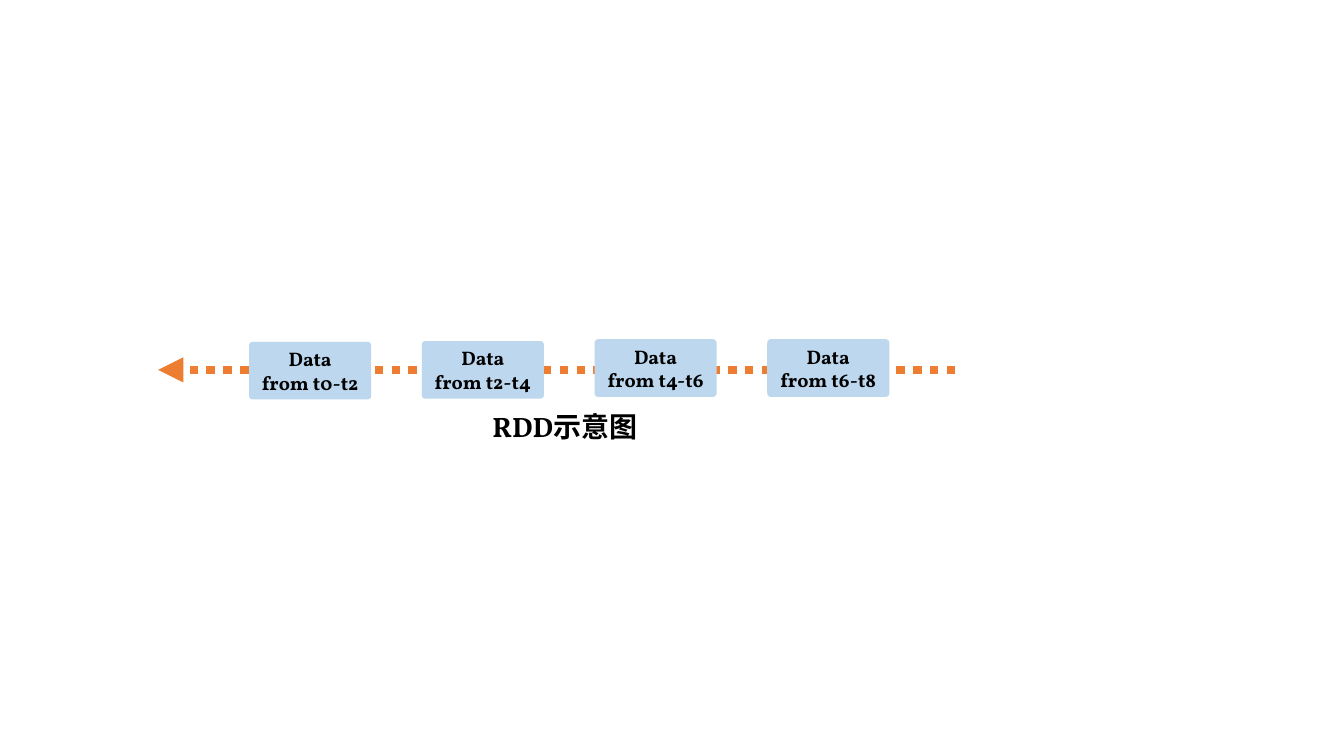
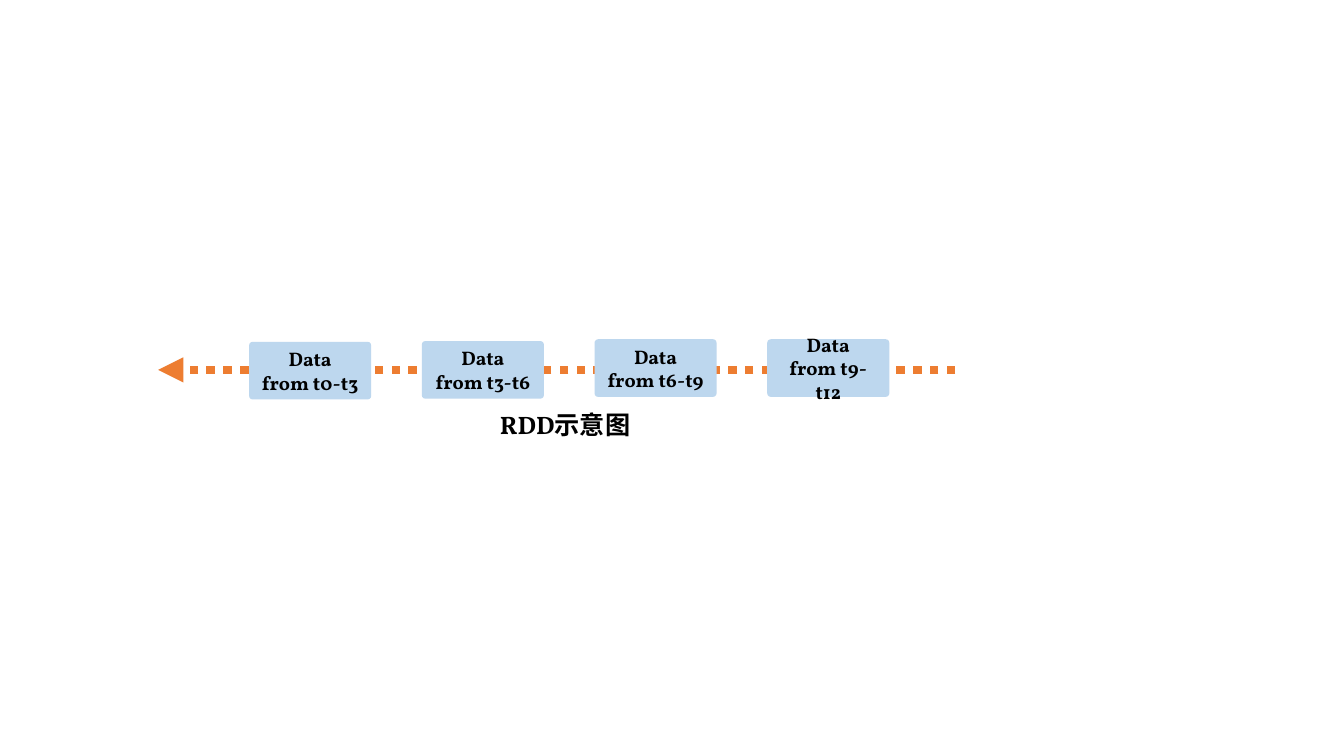
Before and after one commit to sansazhao/Distributed-System-group7, a slide deck: slide 7 of picture/示意图.pptx. Drawn at 1344x756 pixels with LibreOffice and Linux fonts; fonts in the diff are those of the drawing. Boxes give left, top, right and bottom in pixels: in the first picture for what was removed or moved away, otherwise in the second. Text is boxed around its words. In the diff, an @@ line names an element or a change of style, - is before the commit and + after.

```diff
--- a/picture/示意图.pptx
+++ b/picture/示意图.pptx
@@ text in rounded rectangle at <box>262,376,358,394</box>: text changed @@
-from t0-t2
+from t0-t3
@@ text in rounded rectangle at <box>436,375,530,393</box>: text changed @@
-from t2-t4
+from t3-t6
@@ text in rounded rectangle at <box>608,373,704,391</box>: text changed @@
-from t4-t6
+from t6-t9
@@ text in rounded rectangle at <box>789,361,867,408</box>: text changed @@
-from t6-t8
+from t9-t12
@@ text "RDD示意图" at <box>500,412,630,437</box>: size 20 to 18 pt @@
```
Also in this commit, not shown: 48 other files.
